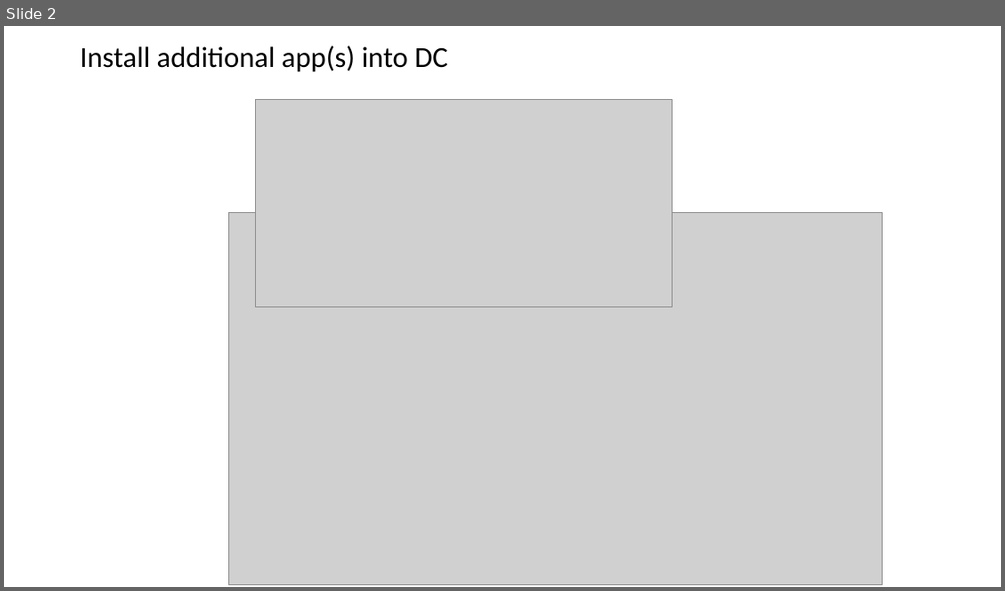
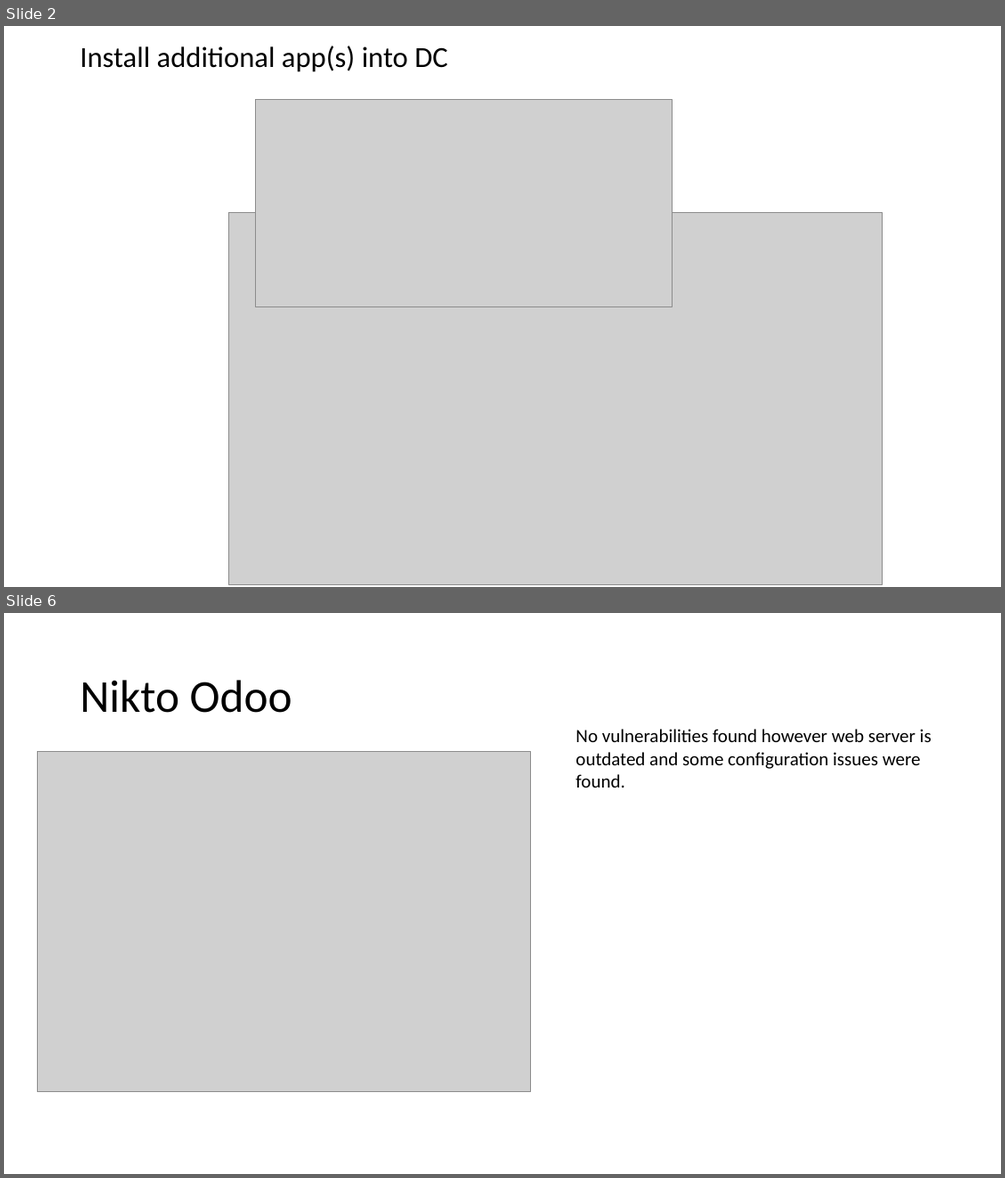
Before and after one commit to CHROME-PLATED-METRO-WOLF/coit11241-Cyber-Threat-Intelligence, a slide deck: evidence.pptx. Shown one above the other, each under a label of ours: slide 2 before the commit, slides 2 and 6 after it; the slides between them are not shown. The pictures are 1005x591 and 1005x1178 pixels, drawn with LibreOffice and Linux fonts; fonts in the diff are those of the drawing; grey boxes stand for pictures. Boxes give left, top, right and bottom in pixels: in the first picture for what was removed or moved away, otherwise in the second. Text is boxed around its words. In the diff, an @@ line names an element or a change of style, - is before the commit and + after.

Commit message:
Nessus and nikto scans

```diff
--- a/evidence.pptx
+++ b/evidence.pptx
@@ slide 6 added at [4, 613, 1001, 1174], background #FFFFFF @@
@@ title added at [80, 680, 292, 713], 44 pt, text #000000 @@
+Nikto Odoo
@@ text added at [575, 729, 931, 787], 18 pt, text #000000 @@
+No vulnerabilities found however web server is outdated and some configuration issues were found.
@@ picture added at [38, 751, 531, 1092] @@
```
Also in this commit, not shown: 4 other slides added, 1 other file.
